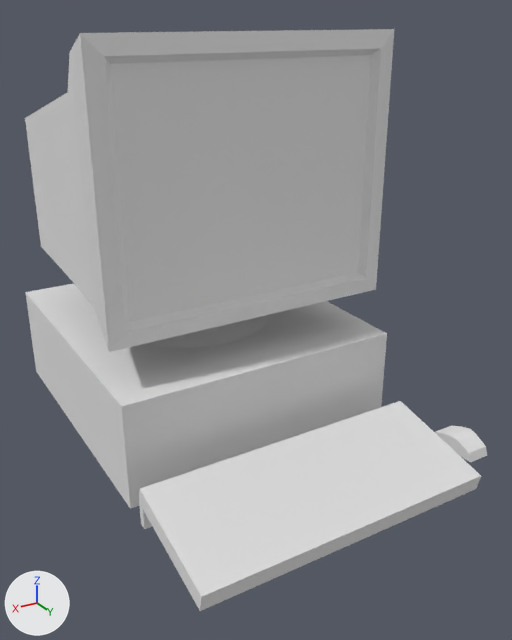
What one commit did to the Blender file data/models/computador.blend.
Camera for both pictures: a camera (50 mm lens) standing at (2.19, 4.64, 0.8) and looking at (-0.13, 0.78, -1.13). The lights are fixed; the arrows at lower left show +X, +Y and +Z.
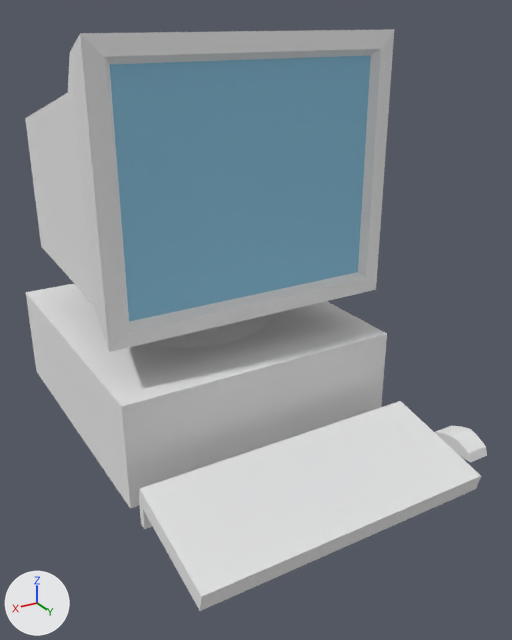
The newer file is also rescaled (x3.677), turned or shifted as a whole; pictures and numbers use the older file's frame.

Edits to the bpy script that builds the scene:
```text
Add mat_material_001:
    mat_material_001 = diffuse_material('Material.001')
    mat_material_001.base_color = (0.8, 0.8, 0.8)  # white #e7e7e7
Add mat_tela:
    mat_tela = diffuse_material('Tela')
    mat_tela.base_color = (0.259, 0.532, 0.706)  # blue #8bc1db
Change me_cube_001:
    where me_cube_001.from_pydata(...)  # 160 vertices, 169 faces; spans x -1.37..1.0, y -0.47..2.27, z -3.14..0.0
    used by ob_cube_001; location = (0.005, -1.004, -1.547); rotation_euler = (1.571, 0.0, 0.0), in degrees (90, 0, 0)
    me_cube_001 part 1: 168 of the faces centred in x -1.37..1.0, y -0.47..2.22, z -3.13..0.0 switch from mat_material (light grey #e1e1e1) to mat_material_001 (white #e7e7e7)
    me_cube_001 part 2: the 1 face centred in x 0.0, y 1.41, z -1.97 switches from mat_material (light grey #e1e1e1) to mat_tela (blue #8bc1db)
    add me_cube_001.materials.append(mat_tela)  # blue #8bc1db
```

Changed parts and their boxes (x1, y1, x2, y2) in the pictures (512 x 640 px):
part 1 of me_cube_001, recoloured: (25, 29, 487, 611) in both
part 2 of me_cube_001, recoloured (grey to blue): (109, 55, 371, 321) in both
